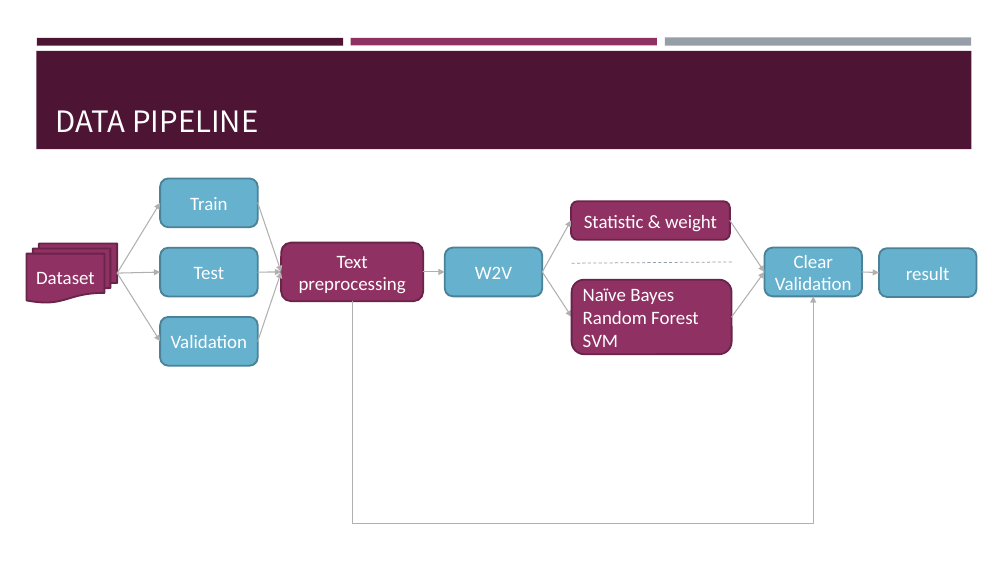
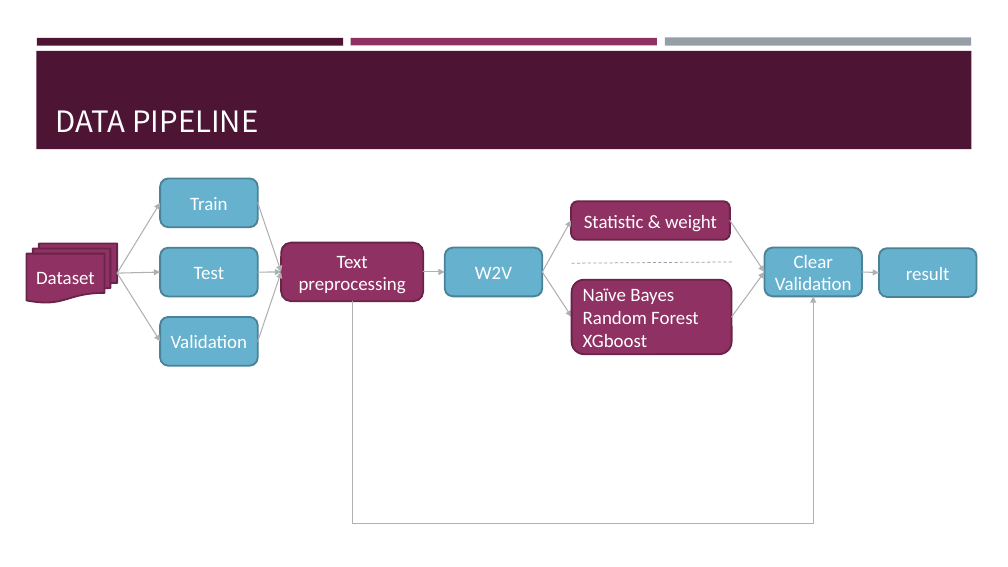
Before and after one commit to frankye1000/NYCU-DigitalMedicine, a slide deck: slide 5 of Case_Presentation_1/ppt/case1.pptx. Drawn at 1008x567 pixels with LibreOffice and Linux fonts; fonts in the diff are those of the drawing. Boxes give left, top, right and bottom in pixels: in the first picture for what was removed or moved away, otherwise in the second. Text is boxed around its words. In the diff, an @@ line names an element or a change of style, - is before the commit and + after.

```diff
--- a/Case_Presentation_1/ppt/case1.pptx
+++ b/Case_Presentation_1/ppt/case1.pptx
@@ text in rounded rectangle at [583, 334, 647, 347]: text changed @@
-SVM
+XGboost
```
Also in this commit, not shown: 4 other slides changed, 3 slides added, 1 slide removed, 3 other files.
